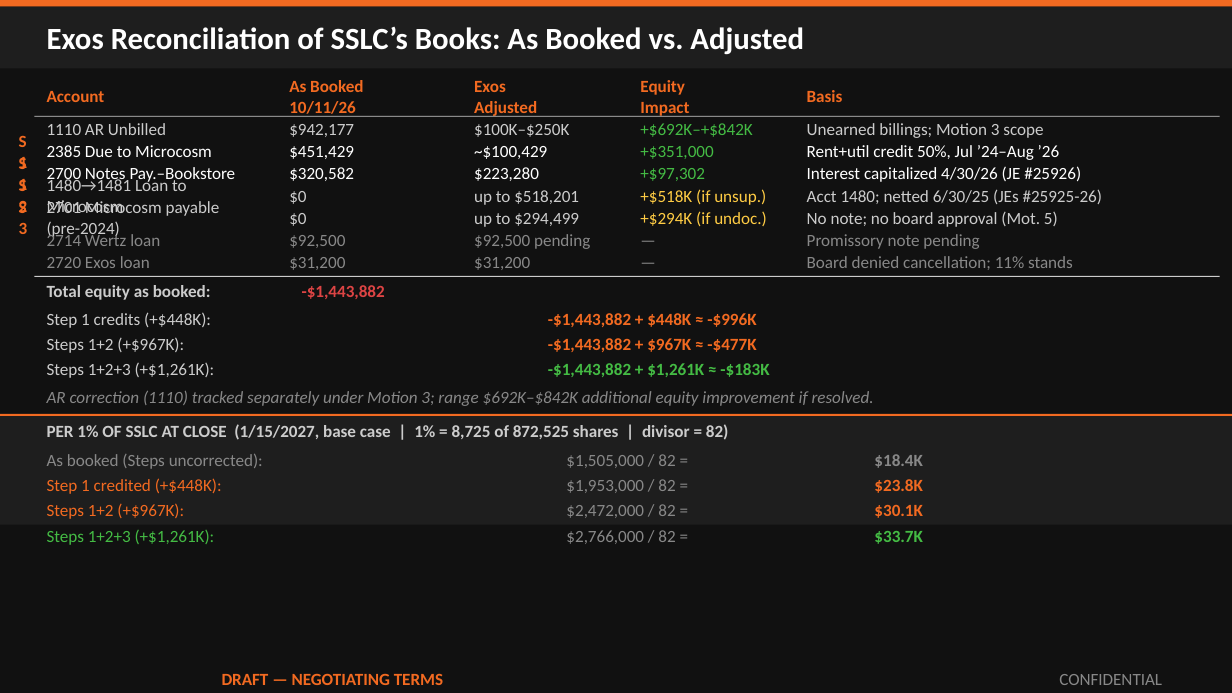
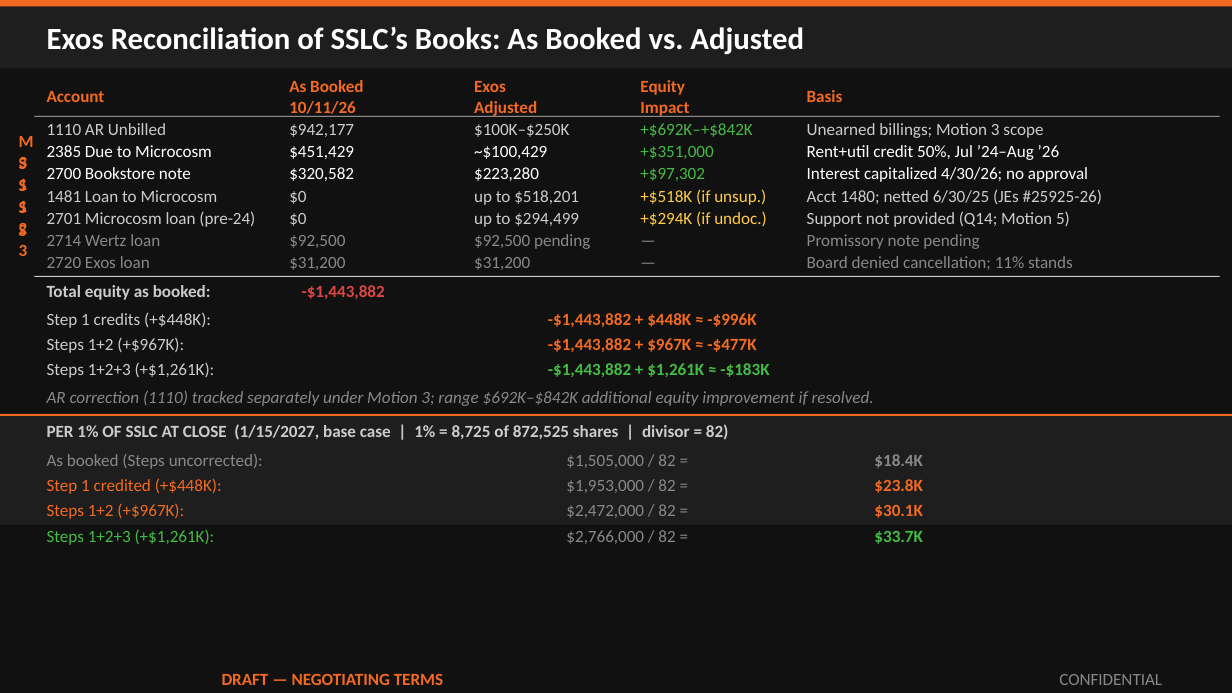
Before and after one commit to ExosAerospace/workspace, a slide deck: slide 5 of drafts/Exos_SSLC_Board_Offer_Overview_2026-10-10_r2.pptx. Drawn at 1232x693 pixels with LibreOffice and Linux fonts; fonts in the diff are those of the drawing. Boxes give left, top, right and bottom in pixels: in the first picture for what was removed or moved away, otherwise in the second. Text is boxed around its words. In the diff, an @@ line names an element or a change of style, - is before the commit and + after.

Commit message:
SSLC deck slide 5: fix step tags, Bookstore basis (no JE#), row label overlap

```diff
--- a/drafts/Exos_SSLC_Board_Offer_Overview_2026-10-10_r2.pptx
+++ b/drafts/Exos_SSLC_Board_Offer_Overview_2026-10-10_r2.pptx
@@ text added at bbox=[12, 140, 31, 161], 10 pt, text #F26A21, bold @@
+M3
@@ text at bbox=[47, 167, 191, 179]: text changed @@
-2700 Notes Pay.–Bookstore
+2700 Bookstore note
@@ text at bbox=[807, 167, 1088, 182]: text changed @@
-Interest capitalized 4/30/26 (JE #25926)
+Interest capitalized 4/30/26; no approval
@@ text "S2": place and size @@
-text "S2" at bbox=[12, 185, 31, 206]
+text "S2" at bbox=[12, 207, 31, 228]
@@ text "S1": place and size @@
-text "S1" at bbox=[12, 140, 31, 161]
+text "S1" at bbox=[12, 185, 31, 206]
@@ text at bbox=[47, 190, 218, 202]: text changed @@
-1480→1481 Loan to Microcosm
+1481 Loan to Microcosm
@@ text "S3": place and size @@
-text "S3" at bbox=[12, 207, 31, 228]
+text "S3" at bbox=[12, 229, 31, 250]
@@ text at bbox=[47, 211, 255, 227]: text changed @@
-2701 Microcosm payable (pre-2024)
+2701 Microcosm loan (pre-24)
@@ text at bbox=[807, 211, 1070, 227]: text changed @@
-No note; no board approval (Mot. 5)
+Support not provided (Q14; Motion 5)
```
Also in this commit, not shown: 2 other files.
